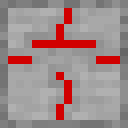
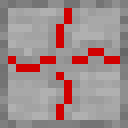
Comparing the layer stacks of the two w=128, h=128 images. Changes:
added group "nor gate" with 3 layers above "nand gate" over (8, 32, 112, 80)
added layer "on #3" in group "nor gate" over (8, 32, 112, 80)
added layer "off #3" in group "nor gate" over (8, 32, 112, 80)
added layer "base #4" (subtract) in group "nor gate" over (8, 32, 112, 80)
hid group "nand gate" (3 layers) over (8, 32, 112, 80)
